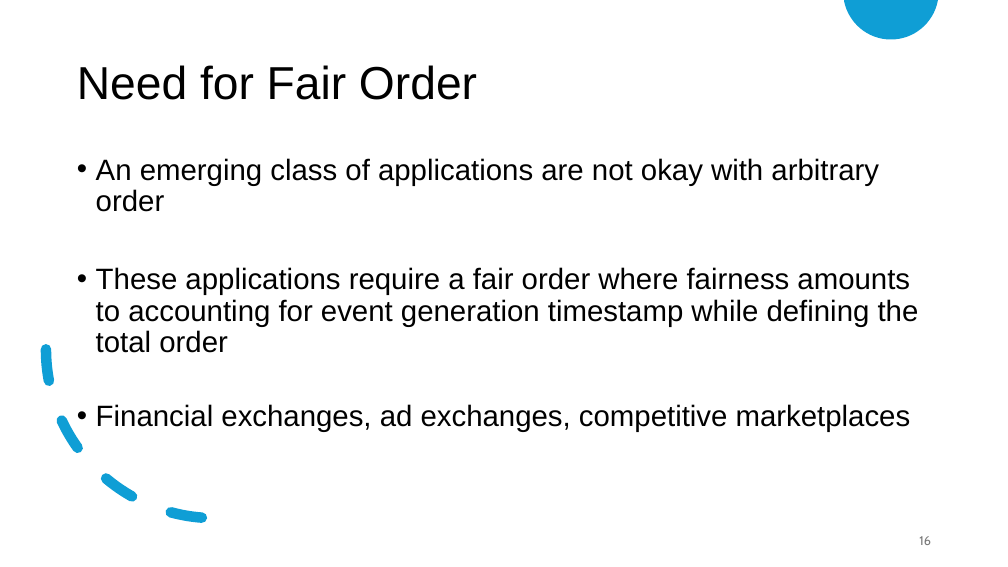
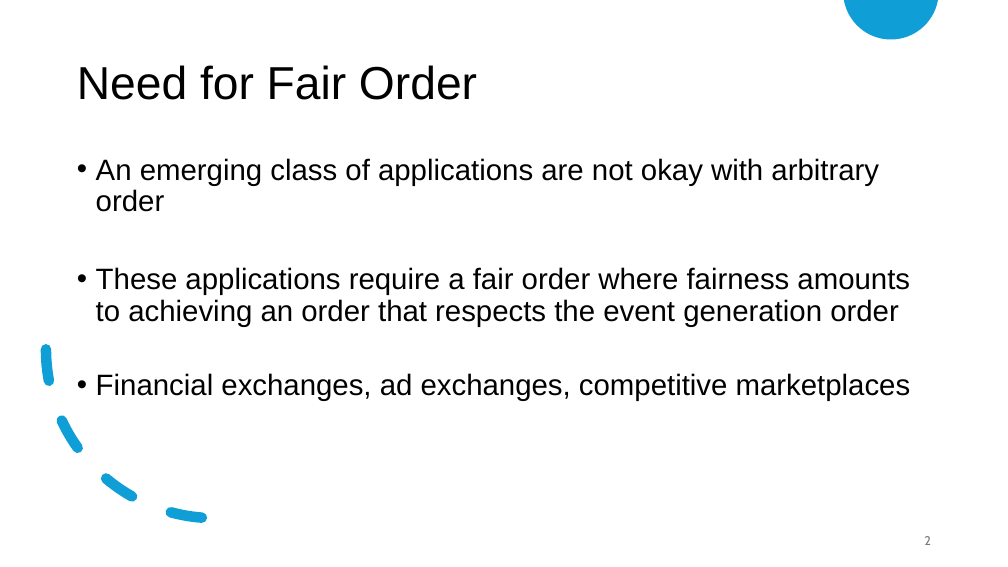
Before and after one commit to HaseebLUMS/Onyx-Presentation, a slide deck: slide 3 of tommy_hotnets.pptx. Drawn at 1008x567 pixels with LibreOffice and Linux fonts; fonts in the diff are those of the drawing. Boxes give left, top, right and bottom in pixels: in the first picture for what was removed or moved away, otherwise in the second. Text is boxed around its words. In the diff, an @@ line names an element or a change of style, - is before the commit and + after.

```diff
--- a/tommy_hotnets.pptx
+++ b/tommy_hotnets.pptx
@@ text at bbox=[96, 267, 910, 327]: text changed @@
-• These applications require a fair order where fairness amounts to accounting for event generation timestamp while defining the total order
+• These applications require a fair order where fairness amounts to achieving an order that respects the event generation order
@@ text at bbox=[924, 536, 931, 545]: text changed @@
-16
+2
```
Also in this commit, not shown: 10 other slides changed, 1 other file.
